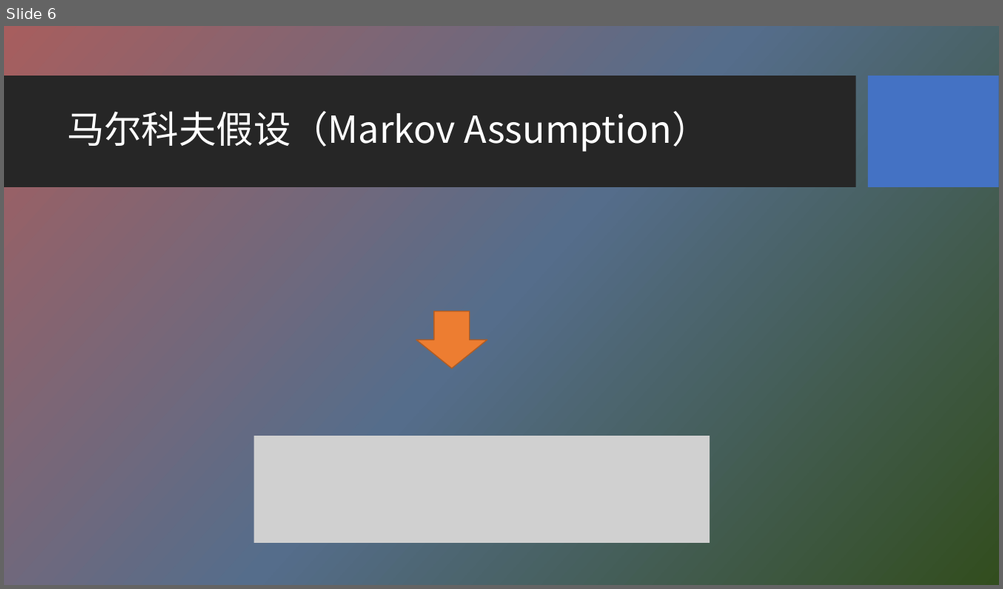
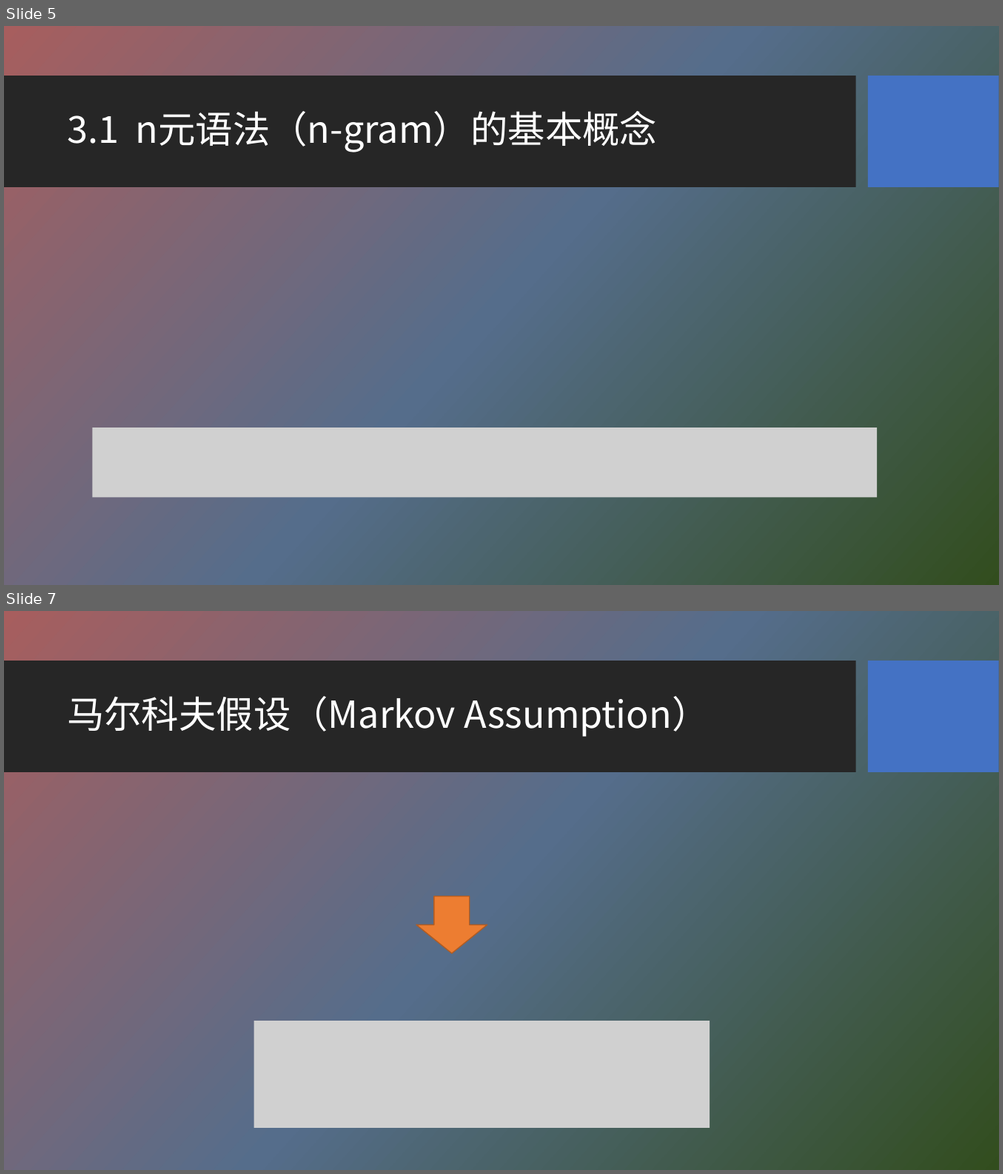
Before and after one commit to HBU/NLP_PPT, a slide deck: PPT-2020/ch03 n元语法模型.pptx. Shown one above the other, each under a label of ours: slide 6 before the commit, slides 5 and 7 after it; the slides between them are not shown. The pictures are 1003x589 and 1003x1174 pixels, drawn with LibreOffice and Linux fonts; fonts in the diff are those of the drawing; grey boxes stand for pictures; background and template pictures are left out. Boxes give left, top, right and bottom in pixels: in the first picture for what was removed or moved away, otherwise in the second. Text is boxed around its words. In the diff, an @@ line names an element or a change of style, - is before the commit and + after.

```diff
--- a/PPT-2020/ch03 n元语法模型.pptx
+++ b/PPT-2020/ch03 n元语法模型.pptx
@@ slide 5 added at [4, 26, 999, 585], background picture (left out); not listed: 2 template elements that a slide beside it also shows @@
@@ title added at [67, 111, 657, 153], 36 pt, text #FFFFFF @@
+3.1 n元语法（n-gram）的基本概念
@@ picture added at [92, 428, 876, 498] @@
@@ what was slide 6 is now slide 7 @@
```
Also in this commit, not shown: 2 slides changed, 1 other slide added, 1 slide removed.
